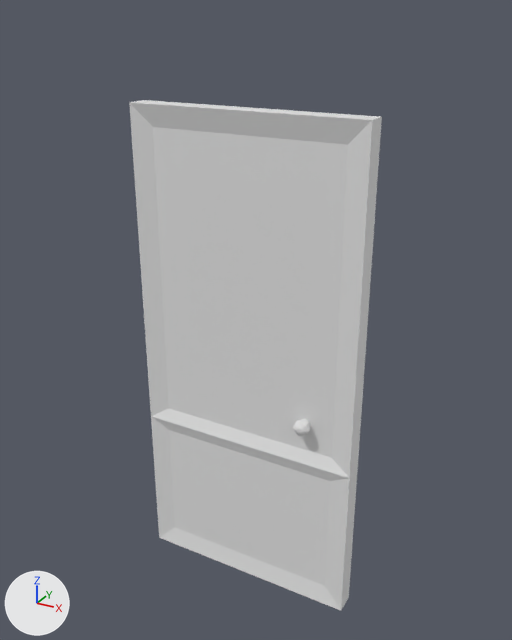
One commit to the FBX model Unity_File/Assets/Models/TutorialObj/M_Door.fbx: the scene before it, then after it.
Rendered twice from a 50 mm lens placed at (1.51, -1.93, 2.06), pointed at (0.43, 0.04, 1.08). The axes (+X, +Y, +Z) are drawn at lower left. The lights are the same throughout. Materials are left out; every surface is plain grey. Where no turn or scale is listed for an object, it has been applied to the vertices.

Names of what the first picture shows: 'BackupDoor'.
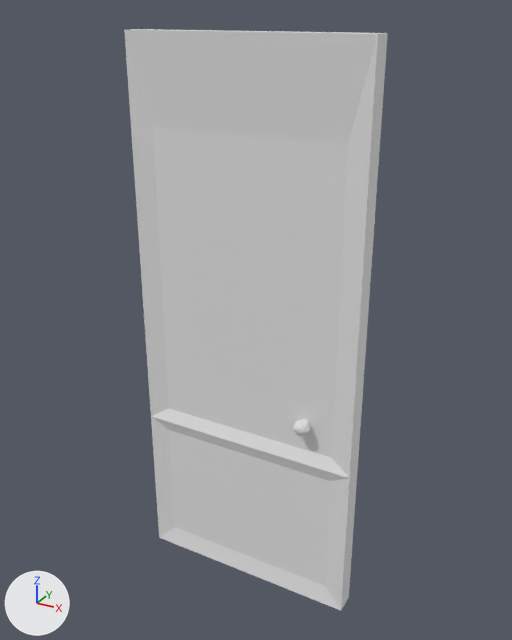
Boxes [x1, y1, x2, y2] around the edits, measured in the pictures (512 x 640 px; the box of a moved part takes in the faces that stretch with it):
'BackupDoor', reshaped (14% taller): before [129, 100, 382, 611]; after [124, 29, 388, 611]
part 1 of me_cube_048, moved or reshaped: before [129, 100, 382, 478]; after [124, 29, 388, 478]

The change, as a diff of the scene's bpy script:
```diff
--- a/Unity_File/Assets/Models/TutorialObj/M_Door.fbx.py
+++ b/Unity_File/Assets/Models/TutorialObj/M_Door.fbx.py
@@ me_cube_048 @@
 me_cube_048.from_pydata(...)  # 156 vertices, 150 faces; spans x 0.0..0.83, y -0.07..0.07, z 0.01..1.78
 # used by ob_backupdoor; location = (0.0, 0.0, 0.0)
 # before: 0 (0.83, -0.04, 1.78) at pixel (372, 120), 3 (0.0, -0.04, 1.78) at pixel (129, 102), 75 (0.83, 0.04, 1.78) at pixel (381, 116), 78 (0.0, 0.04, 1.78) at pixel (143, 99), 103 (0.83, 0.0, 1.78) at pixel (377, 118)
 # before: 104 (0.0, 0.0, 1.78) at pixel (136, 101)
+# me_cube_048 part 1
+for i in [0, 3, 75, 78, 103, 104]: me_cube_048.vertices[i].co += Vector((0.0, 0.0, 0.22))
```
